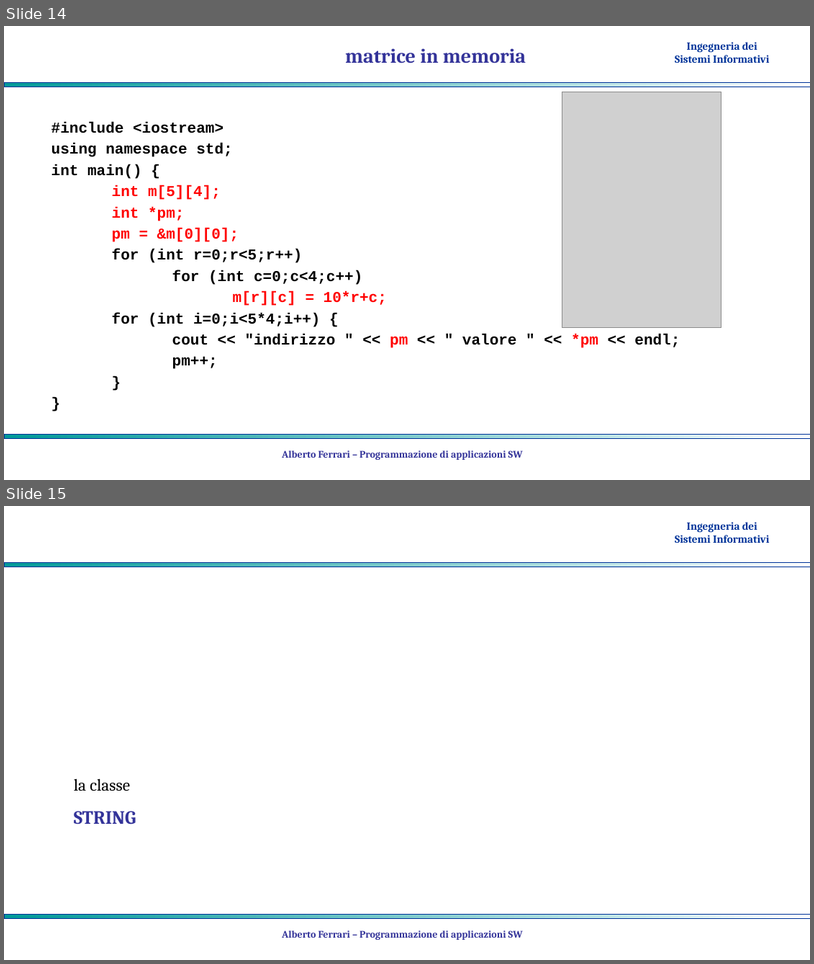
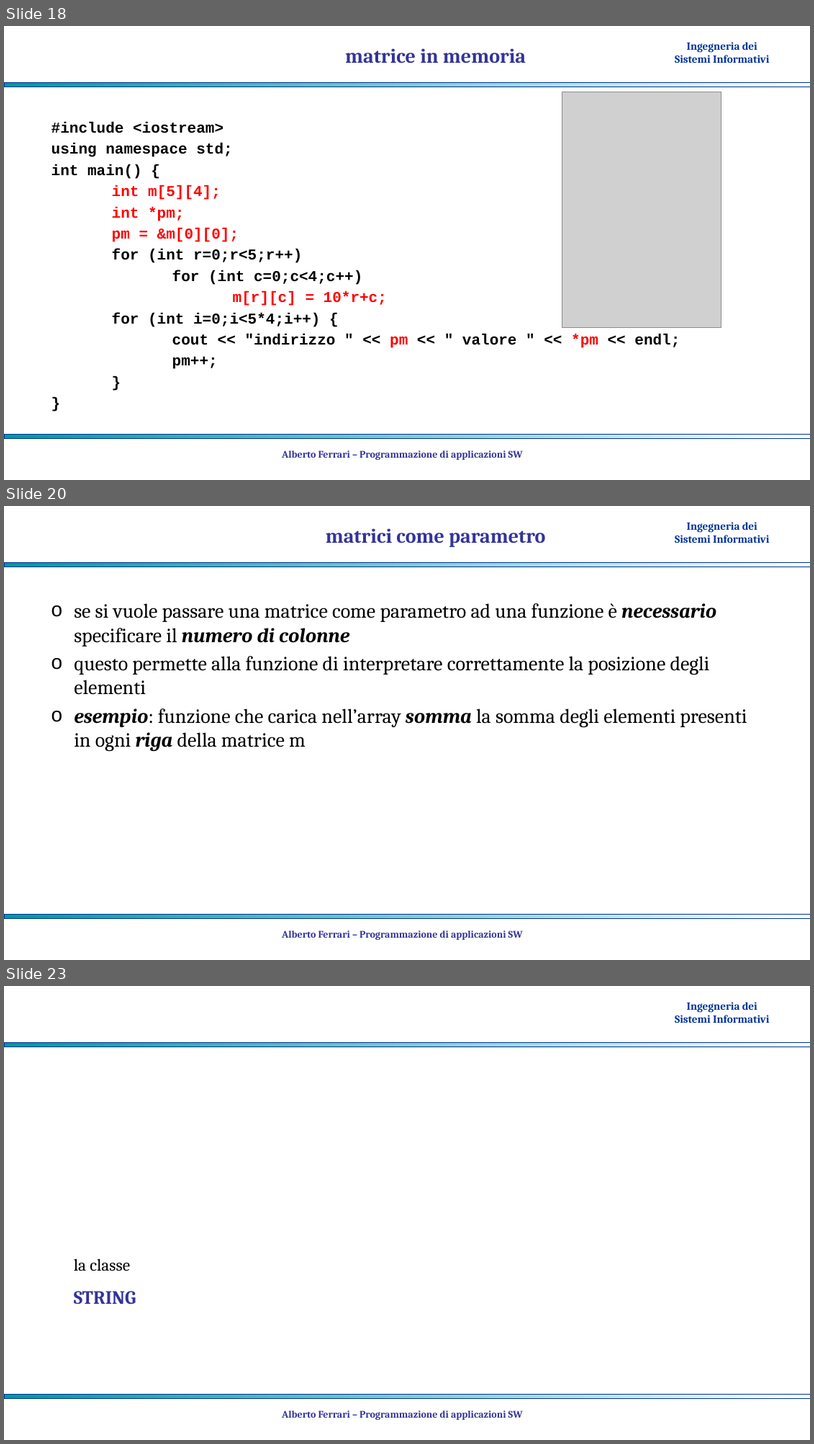
Before and after one commit to albertoferrari/pasw, a slide deck: lezioni/PASW03e - C++ dati strutturati.pptx. Shown one above the other, each under a label of ours: slides 14 and 15 before the commit, slides 18, 20 and 23 after it; the slides between them are not shown. The pictures are 814x964 and 814x1444 pixels, drawn with LibreOffice and Linux fonts; fonts in the diff are those of the drawing; grey boxes stand for pictures; background and template pictures are left out. Boxes give left, top, right and bottom in pixels: in the first picture for what was removed or moved away, otherwise in the second. Text is boxed around its words. In the diff, an @@ line names an element or a change of style, - is before the commit and + after.

```diff
--- a/lezioni/PASW03e - C++ dati strutturati.pptx
+++ b/lezioni/PASW03e - C++ dati strutturati.pptx
@@ slide 20 added at (x1=4, y1=506, x2=810, y2=960), background #FFFFFF; not listed: 3 template elements that a slide beside it also shows @@
@@ title added at (x1=326, y1=528, x2=545, y2=547), 24 pt, text #333399, bold @@
+matrici come parametro
@@ text added at (x1=74, y1=603, x2=747, y2=751), 24 pt, text #000000 @@
+o se si vuole passare una matrice come parametro ad una funzione è necessario specificare il numero di colonne
+o questo permette alla funzione di interpretare correttamente la posizione degli elementi
+o esempio: funzione che carica nell’array somma la somma degli elementi presenti in ogni riga della matrice m
@@ text added at (x1=282, y1=930, x2=523, y2=939), 12 pt, text #333399, bold @@
+Alberto Ferrari – Programmazione di applicazioni SW
@@ what was slide 14 is now slide 18 @@
@@ what was slide 15 is now slide 23 @@
```
Also in this commit, not shown: 7 slides changed, 7 other slides added, 3 other files.
